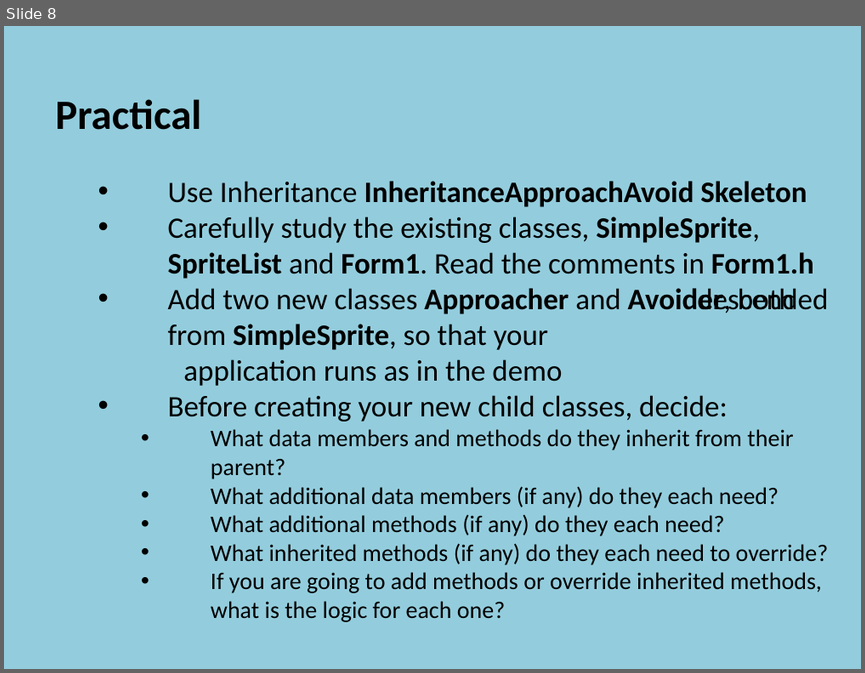
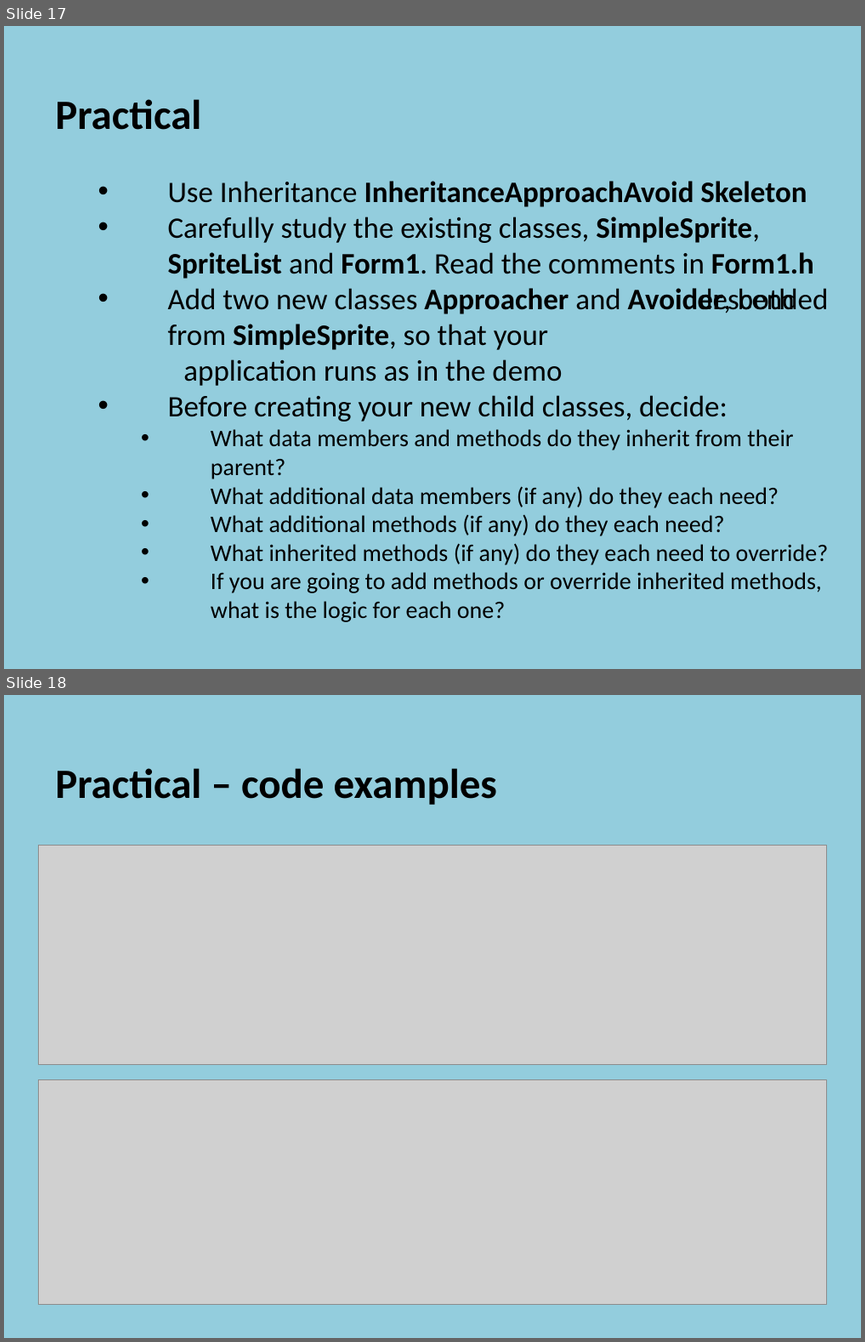
Before and after one commit to szetko/course-materials, a slide deck: Programming 4/10.1 Inheritance Approach & Avoid/10.1 Inheritance Approach and Avoid.pptx. Shown one above the other, each under a label of ours: slide 8 before the commit, slides 17 and 18 after it. The pictures are 865x673 and 865x1342 pixels, drawn with LibreOffice and Linux fonts; fonts in the diff are those of the drawing; grey boxes stand for pictures. Boxes give left, top, right and bottom in pixels: in the first picture for what was removed or moved away, otherwise in the second. Text is boxed around its words. In the diff, an @@ line names an element or a change of style, - is before the commit and + after.

```diff
--- a/Programming 4/10.1 Inheritance Approach & Avoid/10.1 Inheritance Approach and Avoid.pptx
+++ b/Programming 4/10.1 Inheritance Approach & Avoid/10.1 Inheritance Approach and Avoid.pptx
@@ slide 18 added at (4,695,861,1338), background #93CDDD @@
@@ text added at (55,768,497,805), 35 pt, text #000000, bold @@
+  Practical – code examples
@@ picture added at (38,845,827,1064) @@
@@ picture added at (38,1080,827,1304) @@
@@ what was slide 8 is now slide 17 @@
```
Also in this commit, not shown: 1 slide changed, 9 other slides added.
